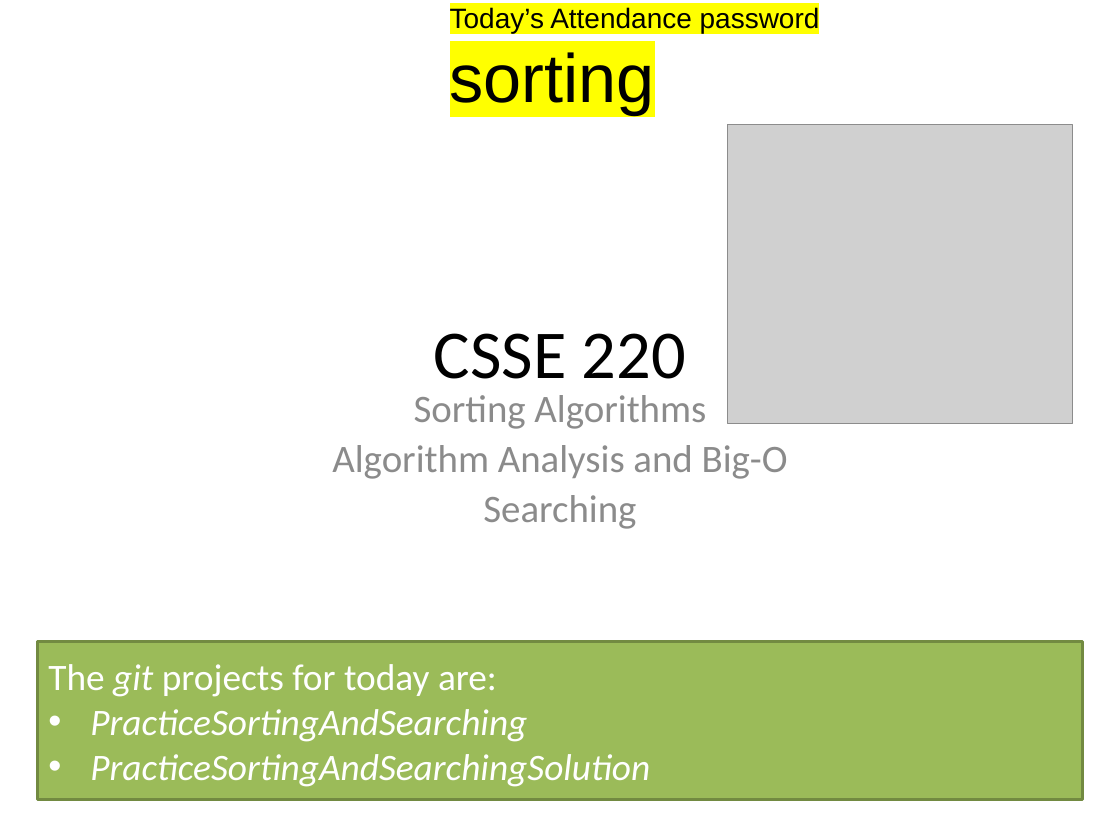
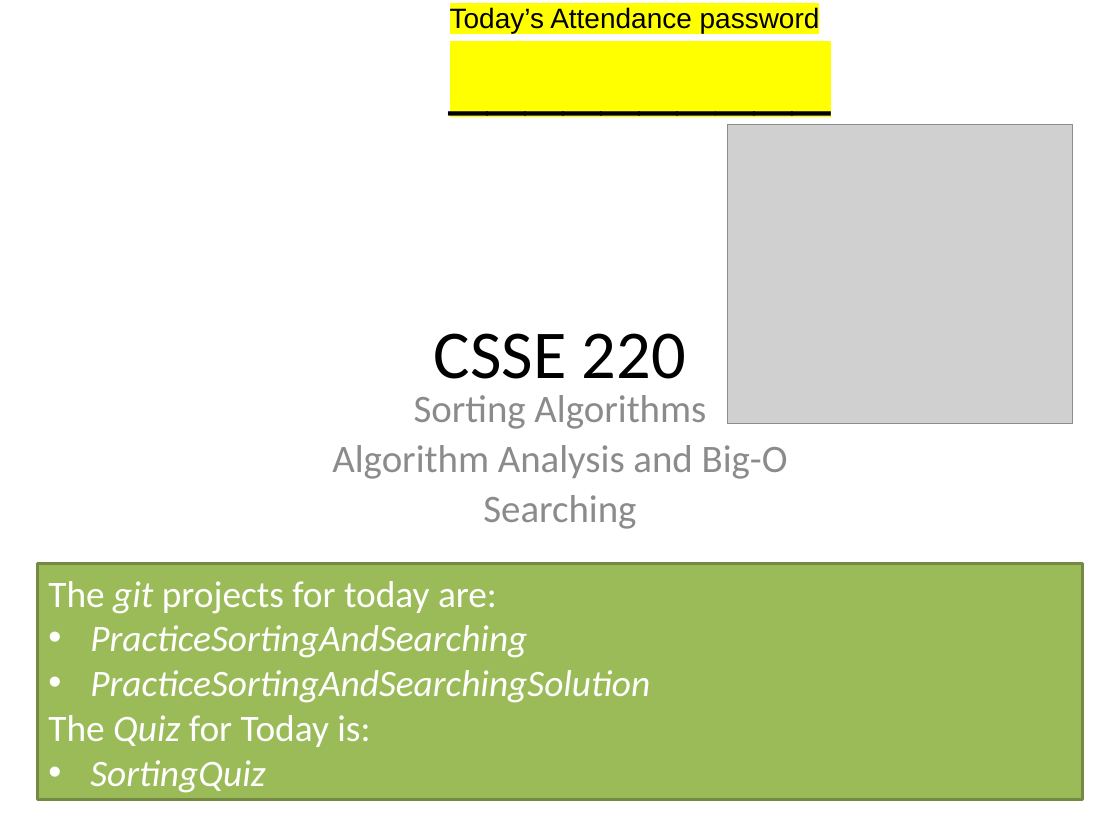
Before and after one commit to RHIT-CSSE/csse220, a slide deck: slide 1 of ClassMaterials/Sorting/Slides/Part1-SelectionSortAndAnalysis.pptx. Drawn at 1120x840 pixels with LibreOffice and Linux fonts; fonts in the diff are those of the drawing; grey boxes stand for pictures. Boxes give left, top, right and bottom in pixels: in the first picture for what was removed or moved away, otherwise in the second. Text is boxed around its words. In the diff, an @@ line names an element or a change of style, - is before the commit and + after.

Commit message:
updating slides for sorting day

```diff
--- a/ClassMaterials/Sorting/Slides/Part1-SelectionSortAndAnalysis.pptx
+++ b/ClassMaterials/Sorting/Slides/Part1-SelectionSortAndAnalysis.pptx
@@ text at [450, 52, 655, 115]: text changed @@
-sorting
+__________
@@ rectangle "The git projects for today ...": place and size @@
-rectangle "The git projects for today ..." at [37, 642, 1082, 801]
+rectangle "The git projects for today ..." at [37, 563, 1082, 800]
@@ text in rectangle at [48, 715, 370, 793]: paragraphs added @@
+The Quiz for Today is:
+• SortingQuiz
```
Also in this commit, not shown: 1 other slide changed, 3 other files.
